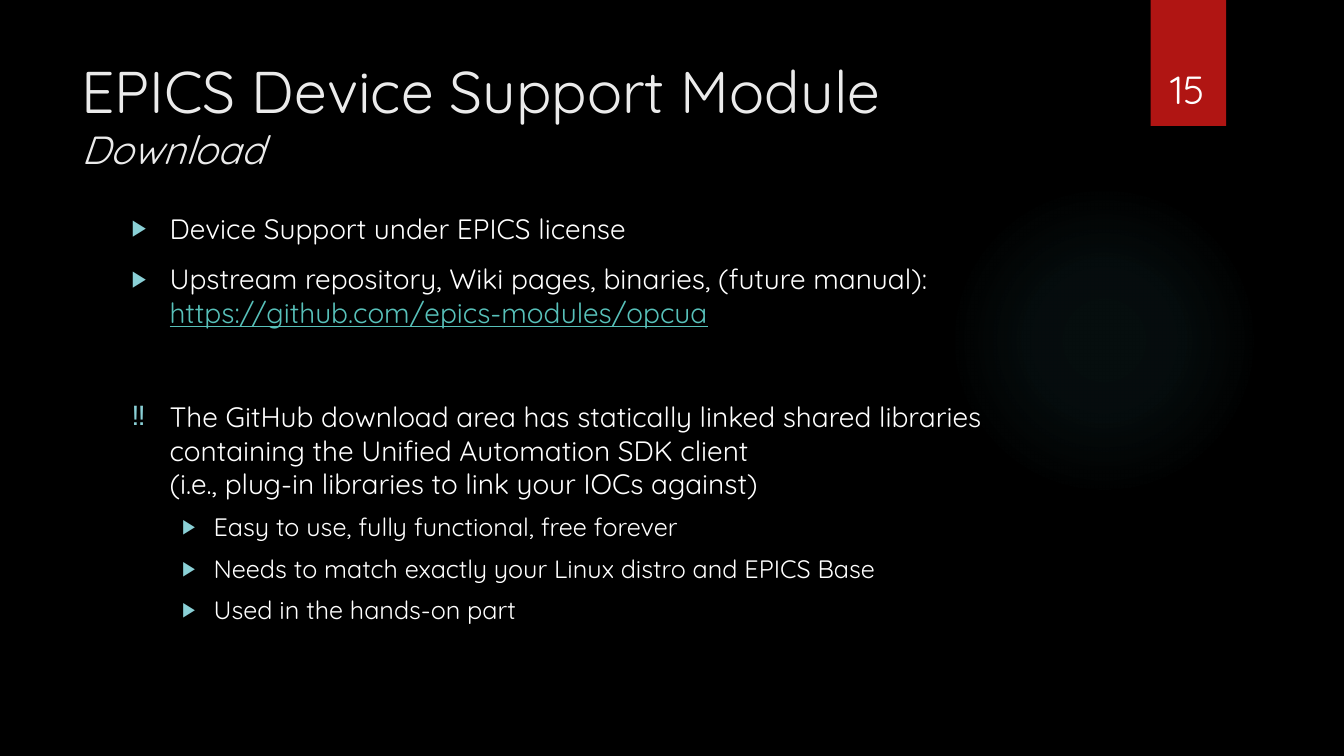
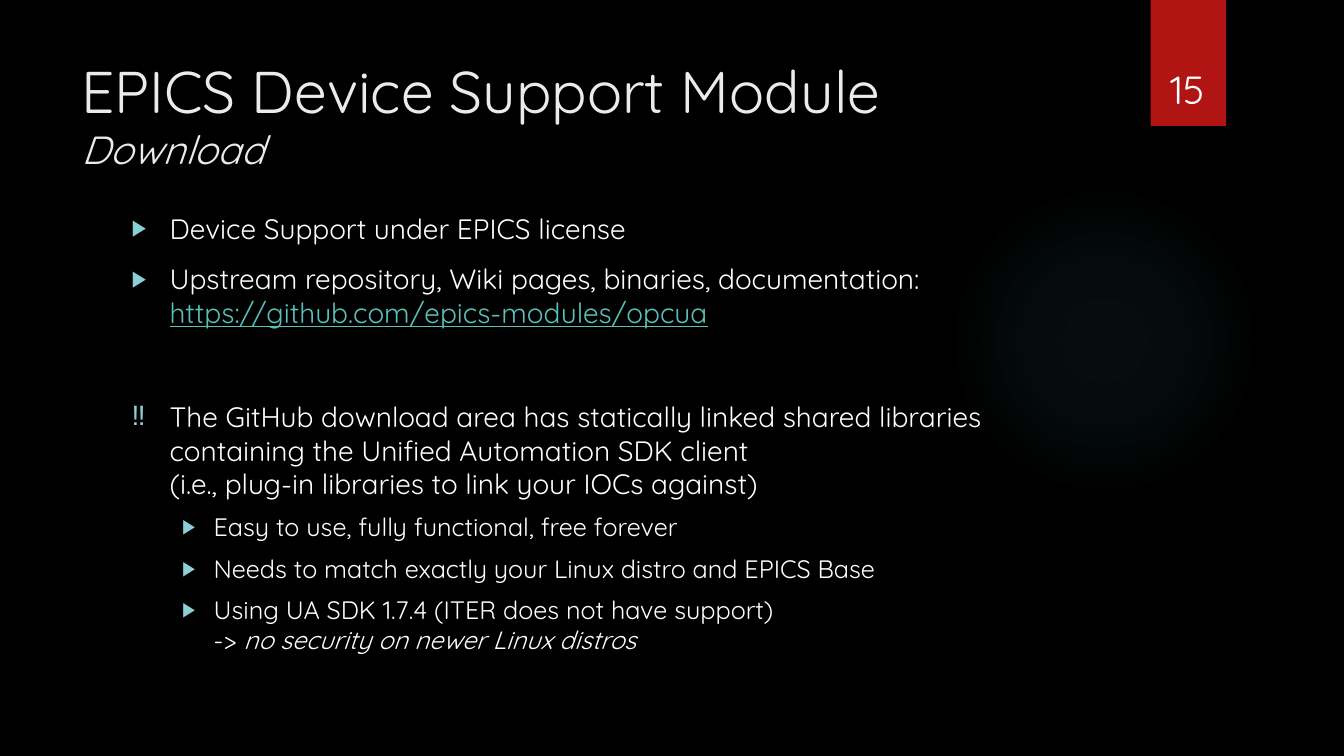
Before and after one commit to epics-training/opcua-support, a slide deck: slide 15 of presentations/OPC UA Device Support.pptx. Drawn at 1344x756 pixels with LibreOffice and Linux fonts; fonts in the diff are those of the drawing; background and template pictures are left out. Boxes give left, top, right and bottom in pixels: in the first picture for what was removed or moved away, otherwise in the second. Text is boxed around its words. In the diff, an @@ line names an element or a change of style, - is before the commit and + after.

```diff
--- a/presentations/OPC UA Device Support.pptx
+++ b/presentations/OPC UA Device Support.pptx
@@ text at <box>170,268,919,329</box>: text changed @@
-▶ Upstream repository, Wiki pages, binaries, (future manual):
-  https://github.com/epics-modules/opcua
+▶ Upstream repository, Wiki pages, binaries, documentation:
+  https://github.com/epics-modules/opcua
@@ text at <box>214,600,773,654</box>: text changed @@
-  ▶ Used in the hands-on part
+  ▶ Using UA SDK 1.7.4 (ITER does not have support)
+    -> no security on newer Linux distros
```
Also in this commit, not shown: 11 other slides changed, 1 other file.
